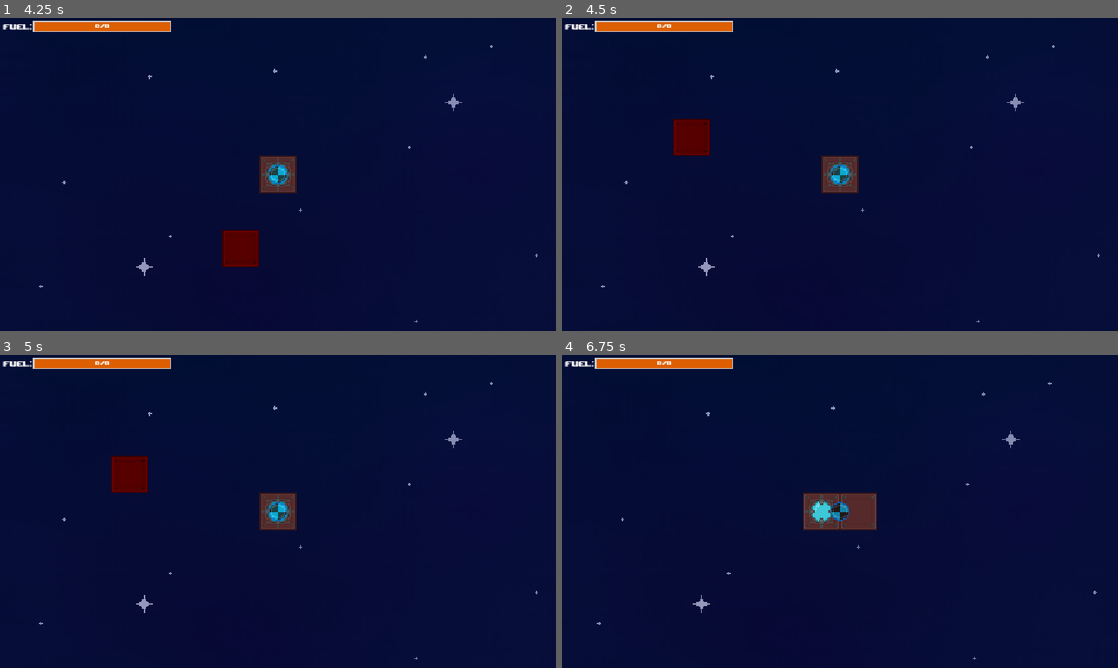
Above: before the commit, frames 1-4 (two rows, left to right).
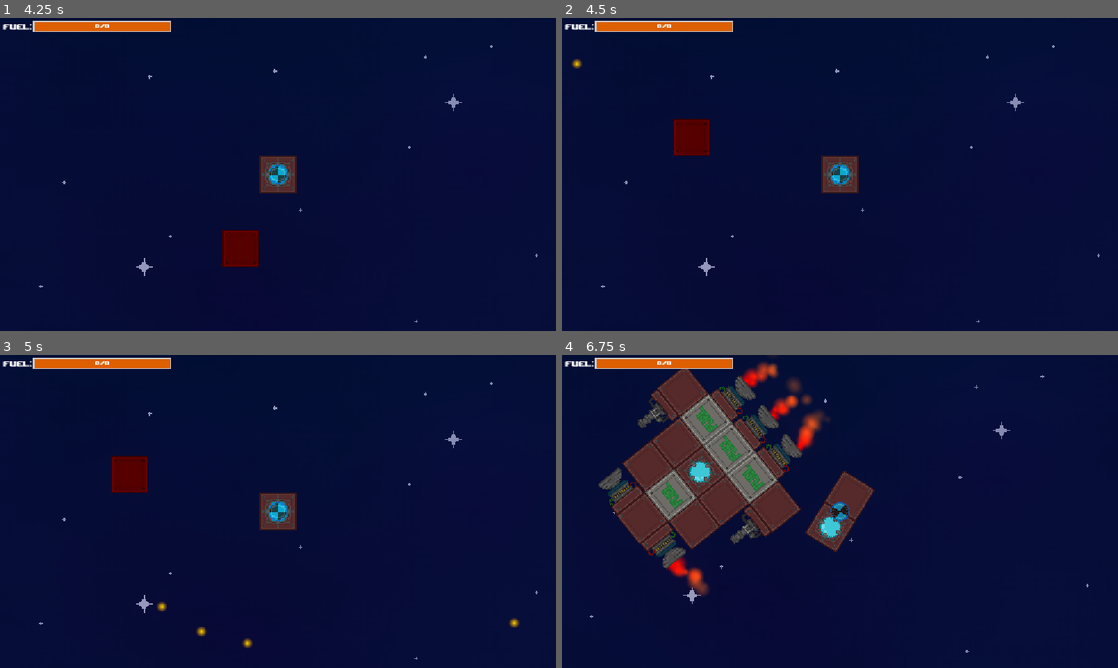
Above: after the commit, the same moments.

Repository: Luminescent-Cheese/ShipBattleBuilder
Game: Godot game, scene res://game.tscn
Two runs of this game, one before a commit and one after it. Both use one fixed random seed, a clock stepped at 60 frames per second and the inputs below.
Inputs (mouse positions are in pixels of both pictures, inside the frame that each line leads up to):
- Up to frame 1 (4.25 s): tap Enter at 0.5, 2, 3.5 s; move the mouse to (278, 174) at 0.52 s; tap Space (Launch) at 0.6, 1.25, 1.35, 2.3, 2.75, 3.05, 3.8 s; click (278, 174) at 0.67 s; move the mouse to (166, 190) at 1.27 s; click (166, 190) at 1.42 s; move the mouse to (333, 105) at 2.02 s; tap R (rotate) at 2.1 s; click (333, 105) at 2.17 s; move the mouse to (250, 237) at 2.77 s; tap 1 (test) at 2.85 s; click (250, 237) at 2.92 s; move the mouse to (239, 249) at 3.52 s; tap 2 (test2) at 3.6 s; click (239, 249) at 3.67 s
- Up to frame 2 (4.5 s): tap Space (Launch) at 4.25 s; move the mouse to (673, 127) at 4.27 s; tap 3 (test3) at 4.35 s; click (673, 127) at 4.42 s
- Up to frame 3 (5 s): tap Space (Launch) at 4.55 s
- Up to frame 4 (6.75 s): move the mouse to (867, 511) at 5.02 s; tap 4 (test4) at 5.1 s; click (867, 511) at 5.17 s; tap Space (Launch) at 5.3, 5.85, 6.6 s; move the mouse to (756, 433) at 5.77 s; click (756, 433) at 5.92 s; move the mouse to (962, 495) at 6.52 s; click (962, 495) at 6.67 s

Frame 1 is identical in both runs. In frame 2, less than 0.1% of the frame differs, in the area x 1-4%, y 13-17%; in frame 3, 0.2%; in frame 4, 17%, in the area x 5-97%, y 0-98%.

Commit message:
beyond basic enemy AI

Diff:
--- a/Tiles/gun_logic.gd
+++ b/Tiles/gun_logic.gd
@@ -8,7 +8,7 @@
 @onready var lastPos = global_position
 @onready var currentPos = global_position
 
-var frameDelta
+@onready var frameDelta = Vector2.ZERO
 func _process(delta: float) -> void:
 	lastPos = currentPos
 	currentPos = global_position
--- a/Tiles/ship_part.gd
+++ b/Tiles/ship_part.gd
@@ -3,7 +3,7 @@
 var TILE_WIDTH
 @export var placeable = true
 @export var thrustStrength = 7500
-@export var tileHealth = 2
+@export var tileHealth = 10
 @onready var clickable = false
 @onready var overlap = false
 
--- a/Tiles/thruster_forces.gd
+++ b/Tiles/thruster_forces.gd
@@ -11,19 +11,22 @@
 
 var LastKey: String
 
-func decide_activation_key() -> void:
-	if snappedf(Thruster.rotation,0.01) == 0:
-		ActivationKey = "W"
-	elif snappedf(Thruster.rotation,0.01) == snappedf((3*PI)/2,0.01):
-		ActivationKey = "A"
-	elif snappedf(Thruster.rotation,0.01) == snappedf(PI/2,0.01):
-		ActivationKey = "D"
-	elif snappedf(Thruster.rotation,0.01) == snappedf(PI,0.01):
-		ActivationKey = "S"
+func decide_activation_key(setActivationKey) -> void:
+	if setActivationKey == "~":
+		if snappedf(Thruster.rotation,0.01) == 0:
+			ActivationKey = "W"
+		elif snappedf(Thruster.rotation,0.01) == snappedf((3*PI)/2,0.01):
+			ActivationKey = "A"
+		elif snappedf(Thruster.rotation,0.01) == snappedf(PI/2,0.01):
+			ActivationKey = "D"
+		elif snappedf(Thruster.rotation,0.01) == snappedf(PI,0.01):
+			ActivationKey = "S"
+	else:
+		ActivationKey = setActivationKey
 
 func _on_thruster_just_placed() -> void:
 	#Activates whenever the piece is just pressed. Decides starting key based off of rotation
-	decide_activation_key()
+	decide_activation_key("~")
 
 
 func _on_thruster_clicked() -> void:
@@ -32,7 +35,7 @@
 
 func _on_thruster_new_input(event: Variant) -> void:
 	LastKey = event
-	if get_parent().get_parent().name == "Ship":
+	if get_parent().get_parent().name == "Ship" or get_parent().get_parent().name == "EnemyBase":
 		if $"..".get_parent().fuel > 0 and get_parent().placeable == false:
 			if event == ActivationKey:
 				ThrustParticles.emitting = true
--- a/background.tscn
+++ b/background.tscn
@@ -26,7 +26,7 @@
 [node name="FarLayer" type="Parallax2D" parent="." unique_id=838584689]
 scroll_scale = Vector2(0.2, 0.2)
 repeat_size = Vector2(2048, 2048)
-repeat_times = 6
+repeat_times = 7
 
 [node name="BackgroundColor" type="ColorRect" parent="FarLayer" unique_id=260619752]
 offset_right = 2067.0
@@ -41,7 +41,7 @@
 [node name="MidLayer" type="Parallax2D" parent="." unique_id=749372637]
 scroll_scale = Vector2(0.25, 0.25)
 repeat_size = Vector2(4096, 5096)
-repeat_times = 2
+repeat_times = 3
 
 [node name="Sprite2D" type="Sprite2D" parent="MidLayer" unique_id=2105725796]
 modulate = Color(1.2742168, 1.2742168, 1.2742168, 1)
@@ -50,7 +50,7 @@
 
 [node name="DustLayerOne" type="Parallax2D" parent="." unique_id=1574505860]
 repeat_size = Vector2(1024, 1024)
-repeat_times = 8
+repeat_times = 15
 
 [node name="Sprite2D" type="Sprite2D" parent="DustLayerOne" unique_id=1110249388]
 position = Vector2(1186, 1012.99994)
@@ -70,7 +70,7 @@
 [node name="DustLayerTwo" type="Parallax2D" parent="." unique_id=1033206157]
 scroll_scale = Vector2(0.8, 0.8)
 repeat_size = Vector2(2048, 2048)
-repeat_times = 4
+repeat_times = 7
 
 [node name="Sprite2D" type="Sprite2D" parent="DustLayerTwo" unique_id=448740916]
 position = Vector2(1274.0001, 941.99994)
--- a/enemy_base.gd
+++ b/enemy_base.gd
@@ -1,21 +1,51 @@
 extends RigidBody2D
 
+@onready var player = $"../Ship"
 @export var isLaunched: bool
-@export var fuel = 0
-@export var fuelMax = 0
+@export var fuel = 10
+@export var fuelMax = 10
 @onready var Core = $Core
 @onready var Debris = preload("res://debris.tscn")
 
 var force_dir = [Vector2.ZERO]
 var force_pos = [Vector2.ZERO]
 
+signal button_pressed(button)
+
 func _ready() -> void:
 	#adds collision shapes to all children
 	for child in get_children():
 		if child is Node2D:
 			child.placeable = false
+			button_pressed.connect(child.on_button_pressed)
+			child.thruster_on.connect(on_thrust)
 			add_collision_shape(child.position, child.name)
+			child.justPlaced.emit()
 
+func  _process(delta: float) -> void:
+	if Input.is_action_just_pressed("Launch"):
+		isLaunched = true
+	var angleToPlayer = global_position.angle_to_point(player.global_position) + (PI/2)
+	var distanceToPlayer =  global_position.distance_to(player.global_position)
+	if distanceToPlayer < 500:
+		button_pressed.emit("W")
+	if distanceToPlayer < 2000:
+		face_angle(angleToPlayer + (PI/2))
+		if snappedf(rotation, 1) == snappedf(angleToPlayer + (PI/2),1):
+			button_pressed.emit("W")
+	else:
+		face_angle(angleToPlayer)
+		if snappedf(rotation, 1) == snappedf(angleToPlayer,1):
+			button_pressed.emit("Space")
+			button_pressed.emit("W")
+	if snappedf(rotation, 1) == snappedf(angleToPlayer,1) and distanceToPlayer < 3000:
+		button_pressed.emit("Space")
+
+func face_angle(goalAngle):
+	if goalAngle > rotation:
+		button_pressed.emit("D")
+	elif goalAngle < rotation:
+		button_pressed.emit("A")
 
 func on_thrust(force_direction,force_position) -> void:
 	if isLaunched:
--- a/enemy_base.tscn
+++ b/enemy_base.tscn
@@ -11,6 +11,7 @@
 collision_layer = 4
 collision_mask = 4
 script = ExtResource("1_8nqel")
+isLaunched = true
 
 [node name="ShipPart7" parent="." unique_id=243587431 instance=ExtResource("2_41lhp")]
 position = Vector2(-256, 128)
@@ -62,7 +63,7 @@
 
 [node name="Thruster5" parent="." unique_id=1229412267 instance=ExtResource("5_vop6o")]
 position = Vector2(128, -256)
-rotation = -1.5707964
+rotation = 4.712389
 
 [node name="MiniGun" parent="." unique_id=39824404 instance=ExtResource("6_qqe8e")]
 position = Vector2(-256, 0)
--- a/game.tscn
+++ b/game.tscn
@@ -22,4 +22,5 @@
 [node name="Ship" parent="." unique_id=1069543584 instance=ExtResource("1_80nbo")]
 
 [node name="EnemyBase" parent="." unique_id=301915439 instance=ExtResource("3_feb5d")]
-position = Vector2(486, -1315)
+position = Vector2(-2792, -1974)
+isLaunched = false
--- a/ship_camera.gd
+++ b/ship_camera.gd
@@ -35,5 +35,5 @@
 		targetZoom += Vector2(.05,.05)
 
 func zoom_out():
-	if targetZoom > Vector2(.15,.15):
+	if targetZoom > Vector2(.1,.1):
 		targetZoom -= Vector2(.05,.05)
